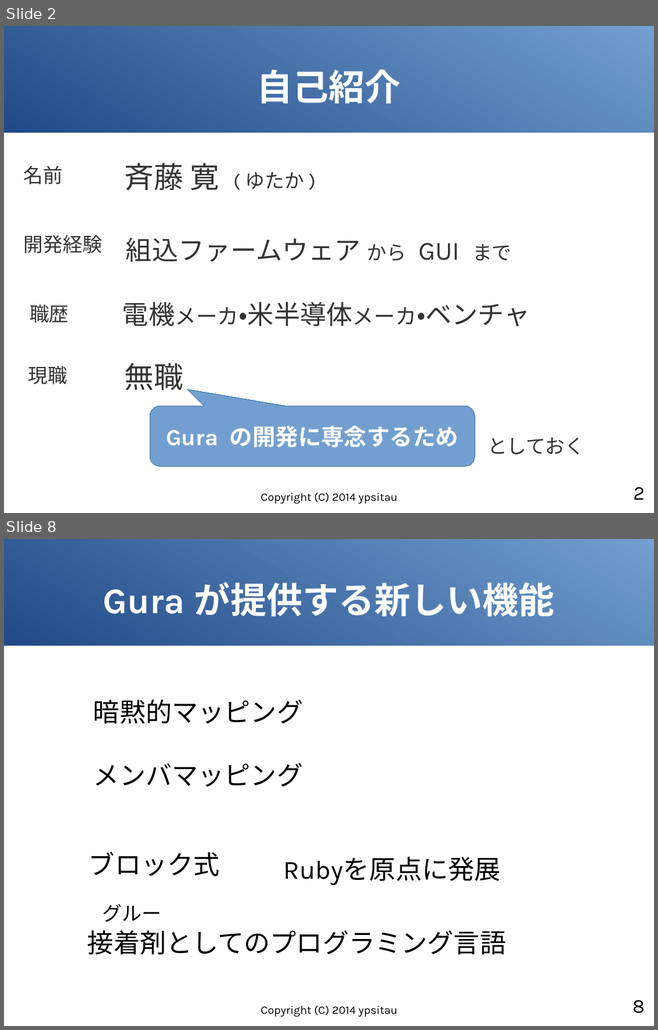
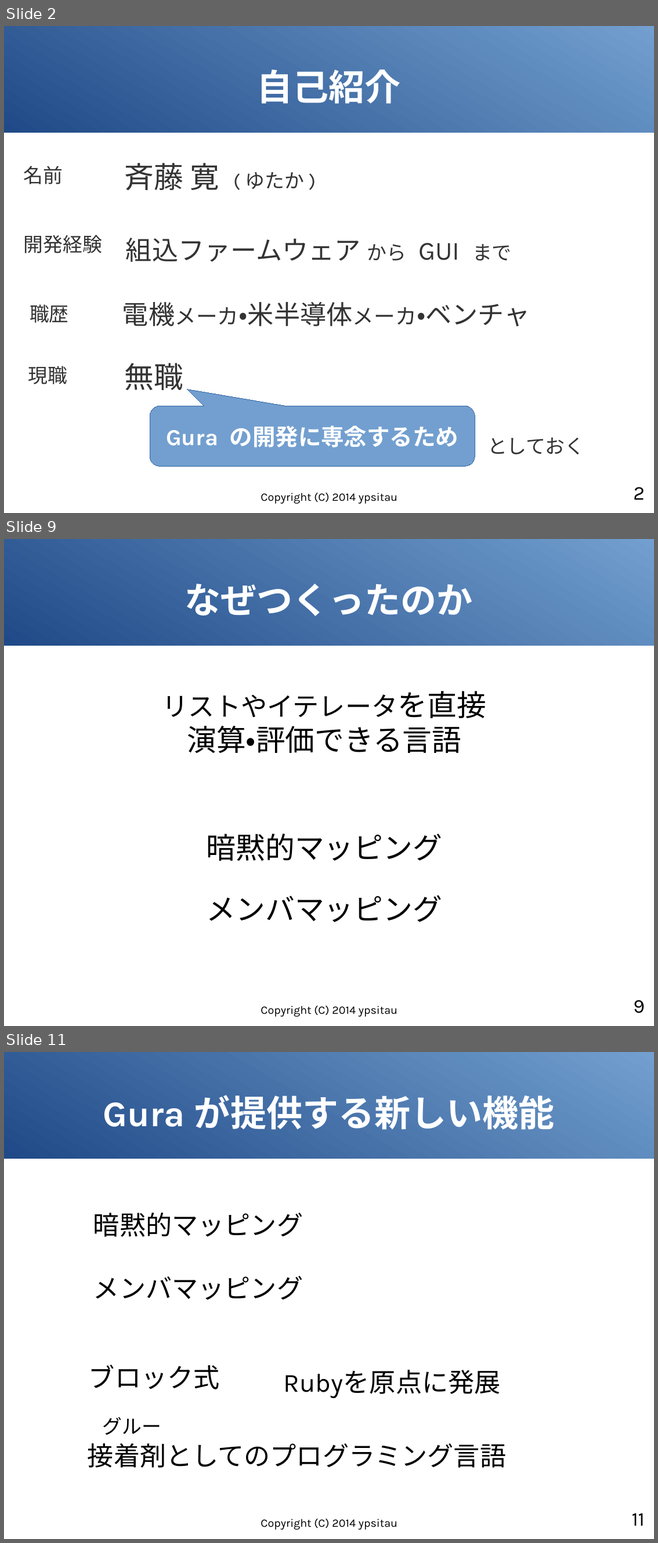
Before and after one commit to gura-lang/gura-doc, a slide deck: presentation/gura-introduction.odp. Shown one above the other, each under a label of ours: slides 2 and 8 before the commit, slides 2, 9 and 11 after it; the slides between them are not shown. The pictures are 658x1030 and 658x1543 pixels, drawn with LibreOffice and Linux fonts; fonts in the diff are those of the drawing. Boxes give left, top, right and bottom in pixels: in the first picture for what was removed or moved away, otherwise in the second. Text is boxed around its words. In the diff, an @@ line names an element or a change of style, - is before the commit and + after.

```diff
--- a/presentation/gura-introduction.odp
+++ b/presentation/gura-introduction.odp
@@ slide 9 added at <box>4,539,654,1026</box>, background #FFFFFF; not listed: 1 template element that a slide beside it also shows @@
@@ title added at <box>184,584,473,616</box>, 44 pt, text #FFFFFF, bold @@
+なぜつくったのか
@@ text added at <box>162,691,486,753</box>, 36 pt, text #000000 @@
+リストやイテレータを直接
+演算・評価できる言語
@@ text added at <box>206,834,442,861</box>, 36 pt, text #000000 @@
+暗黙的マッピング
@@ text added at <box>206,895,442,922</box>, 36 pt, text #000000 @@
+メンバマッピング
@@ text added at <box>260,1006,397,1017</box>, 14 pt, text #000000 @@
+Copyright (C) 2014 ypsitau
@@ page number added at <box>633,1000,644,1013</box>, 24 pt, text #000000 @@
+9
@@ what was slide 8 is now slide 11 @@
@@ page number at <box>632,1513,644,1526</box>: text changed @@
-8
+11
```
Also in this commit, not shown: 5 slides changed, 3 other slides added, 1 slide removed.
